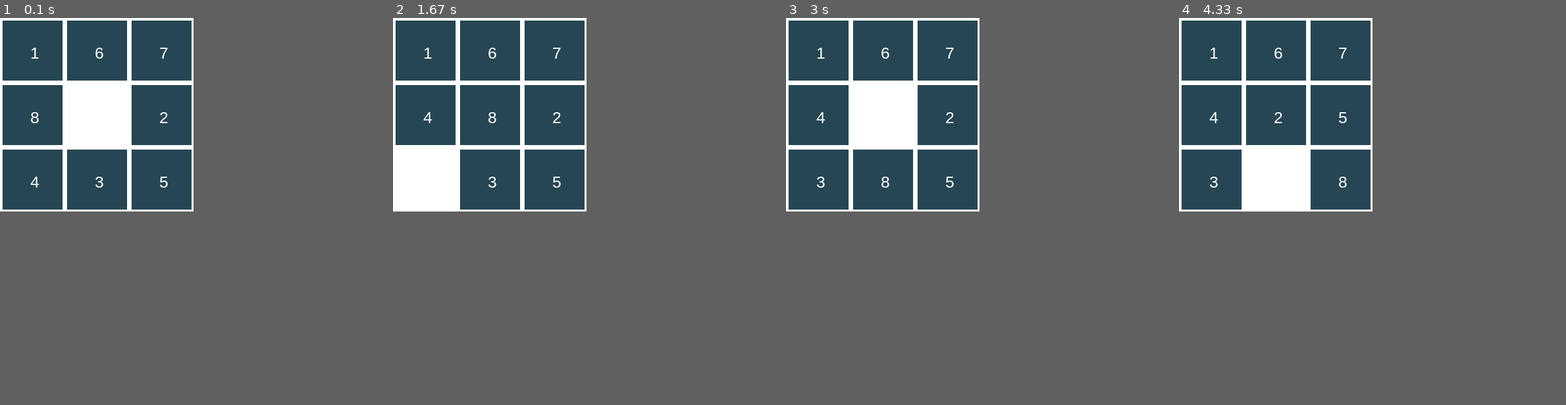
Above: before the commit, frames 1-4 (left to right).
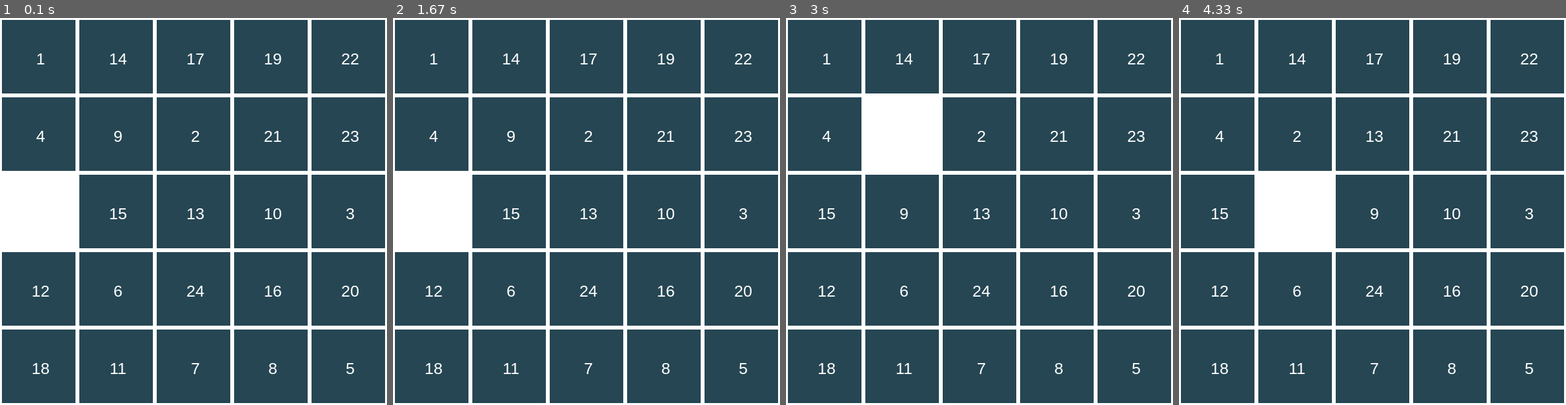
Above: after the commit, the same moments.

Repository: sasidhar/pygame-numgame
Game: pygame game, started from numgame.py
Two runs of this game, one before a commit and one after it. Both use one fixed random seed, a clock stepped at 60 frames per second and the inputs below.
Inputs (mouse positions are in pixels of both pictures, inside the frame that each line leads up to):
- Up to frame 1 (0.1 s): no input
- Up to frame 2 (1.67 s): click (431, 134) at 0.38 s; click (509, 134) at 0.72 s; hold Right 1-1.47 s; hold Up from 1.5 s (still down)
- Up to frame 3 (3 s): release Up at 1.8 s; hold Left 2.33-2.87 s; hold Down from 2.9 s (still down)
- Up to frame 4 (4.33 s): release Down at 3.2 s; hold Left 3.23-3.63 s; hold Up 3.67-4.03 s; hold Right from 4.07 s (still down)
The window is 300x300 before the commit and 600x600 after it. Grey fills any space a smaller window leaves; there, only what the larger window draws over its background counts as a difference.

The runs differ from the first frame. In frame 1, 18% of the frame differs, in the area x 0-100%, y 0-100%; in frame 2, 16%; in frame 3, 15%; in frame 4, 16%.

Commit message:
Updated game grid size

Diff:
--- a/constants.py
+++ b/constants.py
@@ -1,13 +1,13 @@
 from pygame import Color
 
 ## Screen Constants
-SCREEN_WIDTH = 300
-SCREEN_HEIGHT = 300
+SCREEN_WIDTH = 600
+SCREEN_HEIGHT = 600
 SCREEN_BACKGROUND = Color(255, 255, 255)
 
 ## Game Constants
 GAME_TITLE = "NumGame 1.0"
-GAME_GRID_SIZE = 3
+GAME_GRID_SIZE = 5
 
 ## Button Constants
 BUTTON_PADDING = 5
